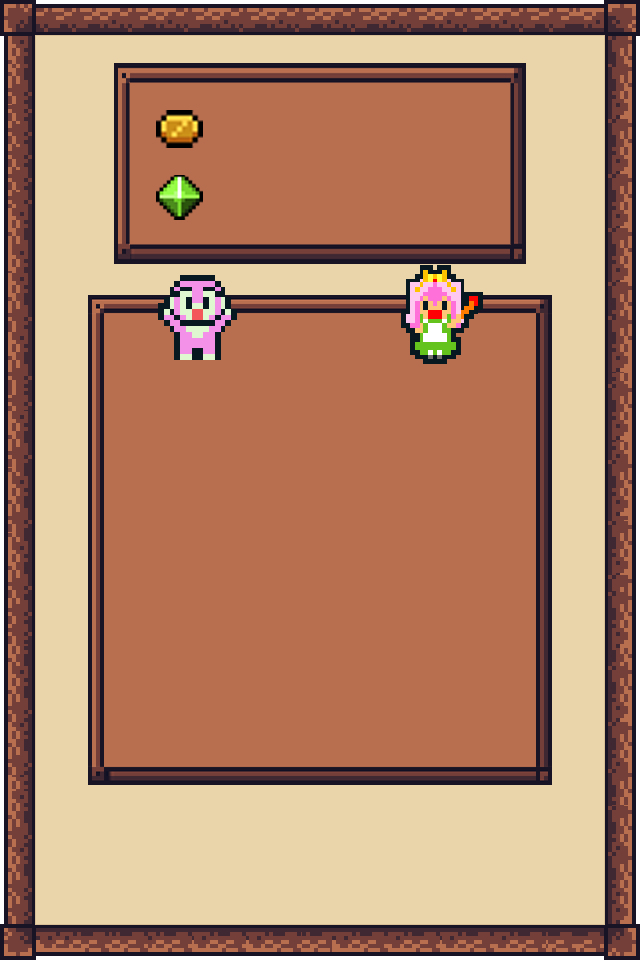
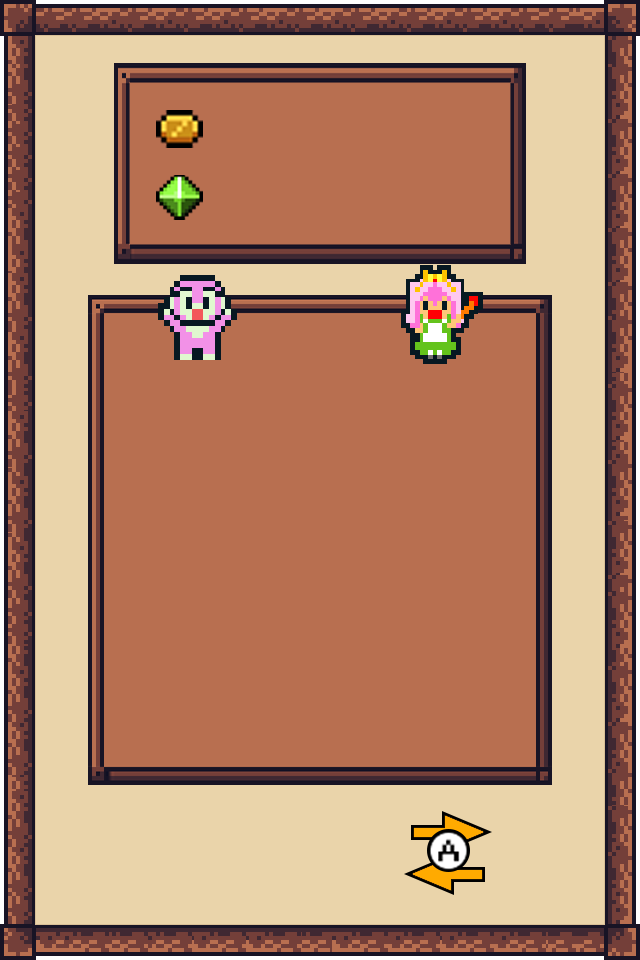
Two versions of the same layered image (640px x 960px). Layer-by-layer changes:
added layer "レイヤー 28" above "楕円形 1" over [429, 832, 468, 870]
added layer "楕円形 1" above "レイヤー 22" over [427, 829, 470, 872]
added layer "長方形 1" (1st of 2) above "長方形 1" over [404, 853, 485, 895]
added layer "長方形 1" (2nd of 2) above "レイヤー 26" over [411, 811, 492, 853]
